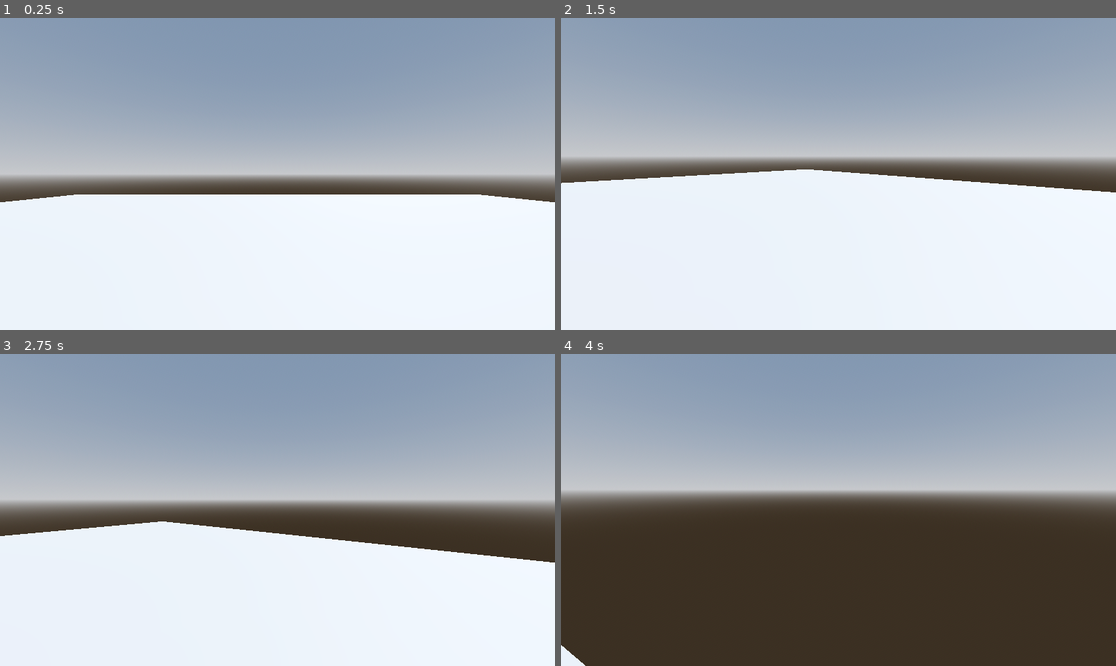
Above: before the commit, frames 1-4 (two rows, left to right).
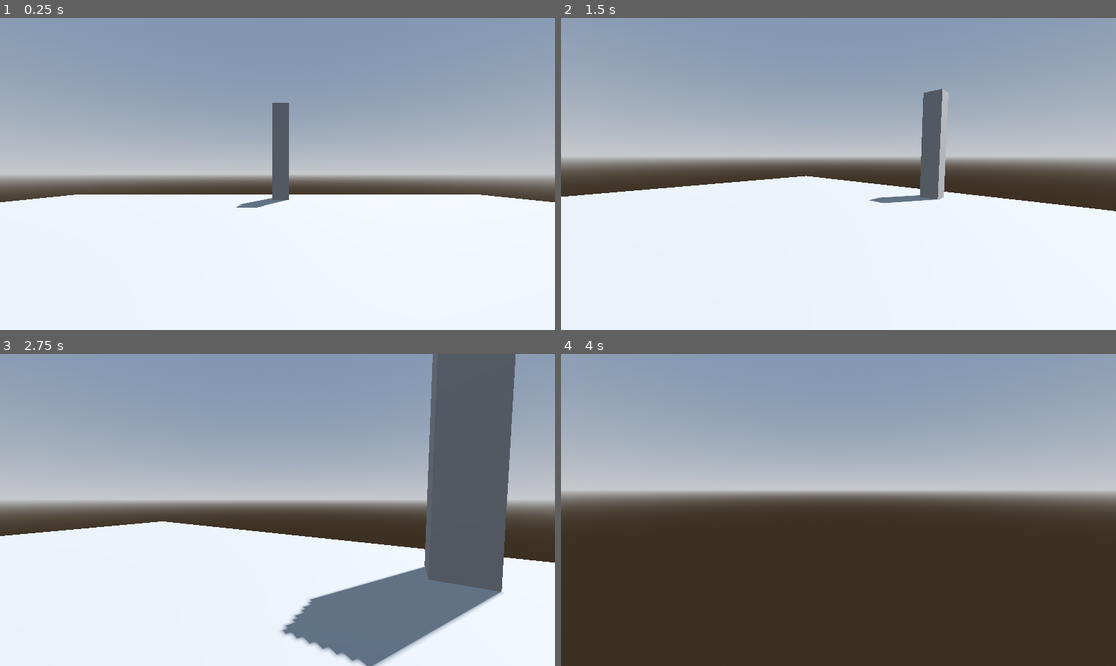
Above: after the commit, the same moments.

Repository: DeltateeDev/BlenderMan
Game: Godot game, scene res://Scenes/main.tscn
Two runs of this game, one before a commit and one after it. Both use one fixed random seed, a clock stepped at 60 frames per second and the inputs below. The project has no main scene, so this scene is started directly.
Inputs (mouse positions are in pixels of both pictures, inside the frame that each line leads up to):
- Up to frame 1 (0.25 s): no input
- Up to frame 2 (1.5 s): tap Enter at 0.5 s; move the mouse to (960, 158) at 0.52 s; hold D (move_right) 0.53-1.28 s; hold Space (jump, bound only after the commit) 0.53-1.28 s; click (960, 158) at 0.67 s; move the mouse to (810, 174) at 1.27 s; hold W (move_forward) from 1.28 s (still down); tap Space (jump, bound only after the commit) at 1.35 s
- Up to frame 3 (2.75 s): keep holding W (move_forward); tap Space (jump, bound only after the commit) at 1.52, 1.82 s; move the mouse to (288, 503) at 2.02 s; hold Space (jump, bound only after the commit) from 2.03 s (still down)
- Up to frame 4 (4 s): keep holding W (move_forward); move the mouse to (832, 516) at 2.77 s; release Space (jump, bound only after the commit) at 2.78 s; tap Space (jump, bound only after the commit) at 2.85, 3.02, 3.32 s; move the mouse to (877, 513) at 3.52 s; hold Space (jump, bound only after the commit) from 3.53 s (still down)

The runs differ from the first frame. In frame 1, 1.0% of the frame differs, in the area x 42-53%, y 27-61%; in frame 2, 5.0%; in frame 3, 17%, in the area x 43-98%, y 0-100%; in frame 4, 0.2%.

Commit message:
Fixed Camera & Added Jumping

Diff:
--- a/Scenes/main.tscn
+++ b/Scenes/main.tscn
@@ -20,6 +20,8 @@
 
 [sub_resource type="PlaneMesh" id="PlaneMesh_46qlb"]
 
+[sub_resource type="BoxMesh" id="BoxMesh_x1wg0"]
+
 [node name="Main" type="Node3D"]
 
 [node name="WorldEnvironment" type="WorldEnvironment" parent="."]
@@ -40,3 +42,7 @@
 mesh = SubResource("PlaneMesh_46qlb")
 
 [node name="Player" parent="." instance=ExtResource("1_ywhfs")]
+
+[node name="MeshInstance3D" type="MeshInstance3D" parent="."]
+transform = Transform3D(1, 0, 0, 0, -11.9435, 0, 0, 0, 1, 0.19777, -0.0630777, -12.8893)
+mesh = SubResource("BoxMesh_x1wg0")
--- a/Scripts/FirstPersonMovement.gd
+++ b/Scripts/FirstPersonMovement.gd
@@ -4,6 +4,8 @@
 @onready var camera: Camera3D = $Neck/PlayerPOV
 
 @export var speed: int = 7
+@export var gravity: int = 15
+@export var jump_strength: int = 5
 @export var acceleration: int = 10
 @export var mouse_sensitivity: float = 0.0025
 
@@ -13,7 +15,7 @@
 func _ready():
 	pass
 
-func _process(delta):
+func _physics_process(delta: float) -> void:
 	handle_movement(delta)
 
 func _unhandled_input(event: InputEvent):
@@ -31,6 +33,11 @@
 
 func handle_movement(delta):
 	move_direction = Vector3(Input.get_action_strength("move_right") - Input.get_action_strength("move_left"), 0, Input.get_action_strength("move_back") - Input.get_action_strength("move_forward")).normalized().rotated(Vector3.UP, neck.rotation.y)
+	if !is_on_floor():
+		velocity.y -= gravity * delta
+	elif Input.is_action_pressed("jump"):
+		velocity.y = jump_strength
+
 	velocity.x = lerp(velocity.x, move_direction.x * speed, acceleration * delta)
 	velocity.z = lerp(velocity.z, move_direction.z * speed, acceleration * delta)
 
--- a/project.godot
+++ b/project.godot
@@ -40,3 +40,8 @@
 "events": [Object(InputEventKey,"resource_local_to_scene":false,"resource_name":"","device":-1,"window_id":0,"alt_pressed":false,"shift_pressed":false,"ctrl_pressed":false,"meta_pressed":false,"pressed":false,"keycode":0,"physical_keycode":87,"key_label":0,"unicode":119,"echo":false,"script":null)
 ]
 }
+jump={
+"deadzone": 0.5,
+"events": [Object(InputEventKey,"resource_local_to_scene":false,"resource_name":"","device":-1,"window_id":0,"alt_pressed":false,"shift_pressed":false,"ctrl_pressed":false,"meta_pressed":false,"pressed":false,"keycode":0,"physical_keycode":32,"key_label":0,"unicode":32,"echo":false,"script":null)
+]
+}
Not shown: 1 places in Scenes/main.tscn that only renumber resources
